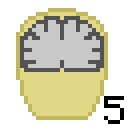
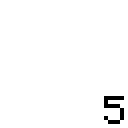
Comparing the layer stacks of the two 128 × 128 images. Changes:
painted on "Слой" over [16, 8, 108, 120]
